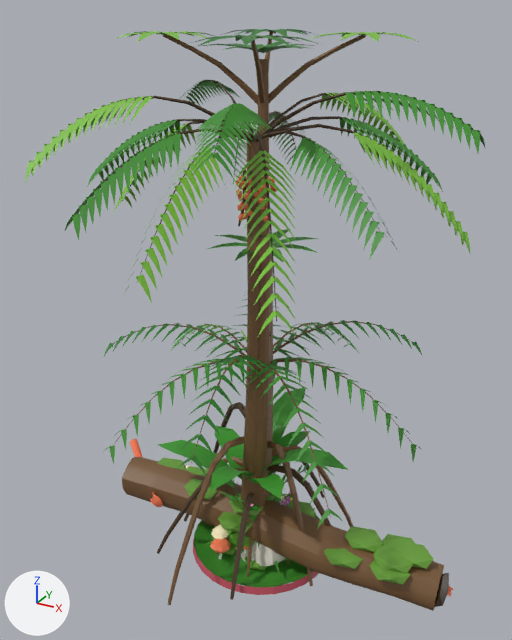
One commit to the glTF model public/models/vegetacion.glb: the scene before it, then after it.
Before and after are seen from a 50 mm lens placed at (1.46, -2.71, 2.69), pointed at (-0.03, 0.0, 1.33). The axes (+X, +Y, +Z) are drawn at lower left. The lights are the same throughout. The picture after the commit comes second.

The older version as bpy lines, for what is in view:
```python
me_aguaje = bpy.data.meshes.new('aguaje')
me_aguaje.from_pydata(...)  # 3544 vertices, 3640 faces; spans x -0.92..0.92, y -0.87..0.87, z 0.0..2.4
me_aguaje.materials.append(mat_defaultmaterial)
me_cecropia = bpy.data.meshes.new('cecropia')
me_cecropia.from_pydata(...)  # 885 vertices, 1226 faces; spans x -0.62..0.62, y -0.62..0.62, z 0.0..2.6
me_cecropia.materials.append(mat_defaultmaterial_003)
me_helecho_arb = bpy.data.meshes.new('helecho_arb')
me_helecho_arb.from_pydata(...)  # 1528 vertices, 1478 faces; spans x -0.8..0.8, y -0.9..0.9, z 0.0..1.3
me_helecho_arb.materials.append(mat_defaultmaterial_006)
ob_aguaje = bpy.data.objects.new('aguaje', me_aguaje)
ob_aguaje.location = (0.0, 0.0, 0.0)
ob_cecropia = bpy.data.objects.new('cecropia', me_cecropia)
ob_cecropia.location = (0.0, 0.0, 0.0)
ob_helecho_arb = bpy.data.objects.new('helecho_arb', me_helecho_arb)
ob_helecho_arb.location = (0.0, 0.0, 0.0)
# also in view: 'heliconia_pl' at (0.0, 0.0, 0.38); 'raices' at (0.0, 0.0, 0.85); 'victoria_b' at (0.0, 0.0, 0.02); 'tronco' at (0.0, 0.0, 0.17)
```
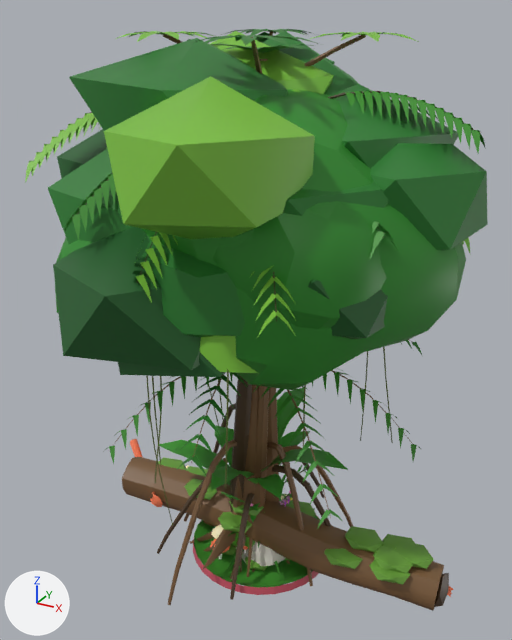
Where the change shows, as pixel boxes [x1, y1, x2, y2] in the pictures (512 x 640 px):
'arbol_orilla_b', added (green): after [53, 31, 488, 580]
'arbol_orilla_a', added (green): after [48, 31, 458, 572]
'arbol_a', added: after [54, 89, 466, 570]
'arbol_b', added (green): after [209, 189, 386, 551]
'arbol_orilla_c', added (mostly hidden): after [118, 89, 388, 572]
'aguaje', unchanged, covered by the edit: before [25, 79, 486, 507]; after [25, 91, 486, 507]

What the commit changed:
Mesh me_arbol_orilla_c is new.
It has 601 vertices, 1104 faces and spans x -0.76..0.76, y -0.86..0.86, z 0.0..2.4.
It uses material mat_defaultmaterial_005.
Mesh me_arbol_orilla_b is new.
It has 602 vertices, 1104 faces and spans x -0.93..0.93, y -0.99..0.99, z 0.0..2.6.
It uses material mat_defaultmaterial_004.
Mesh me_arbol_orilla_a is new.
It has 601 vertices, 1104 faces and spans x -0.81..0.81, y -1.03..1.03, z 0.0..2.6.
It uses material mat_defaultmaterial_003.
Mesh me_arbol_b is new.
It has 254 vertices, 500 faces and spans x -0.87..0.87, y -0.76..0.76, z 0.0..2.4.
It uses material mat_defaultmaterial_002.
Mesh me_arbol_a is new.
It has 234 vertices, 460 faces and spans x -0.9..0.9, y -0.8..0.8, z 0.0..2.4.
It uses material mat_defaultmaterial_001.
Object 'arbol_orilla_c' (ob_arbol_orilla_c) is new; it shows me_arbol_orilla_c.
Its location is (0.0, 0.0, 0.0).
Object 'arbol_orilla_b' (ob_arbol_orilla_b) is new; it shows me_arbol_orilla_b.
Its location is (0.0, 0.0, 0.0).
Object 'arbol_orilla_a' (ob_arbol_orilla_a) is new; it shows me_arbol_orilla_a.
Its location is (0.0, 0.0, 0.0).
Object 'arbol_b' (ob_arbol_b) is new; it shows me_arbol_b.
Its location is (0.0, 0.0, 0.0).
Object 'arbol_a' (ob_arbol_a) is new; it shows me_arbol_a.
Its location is (0.0, 0.0, 0.0).
